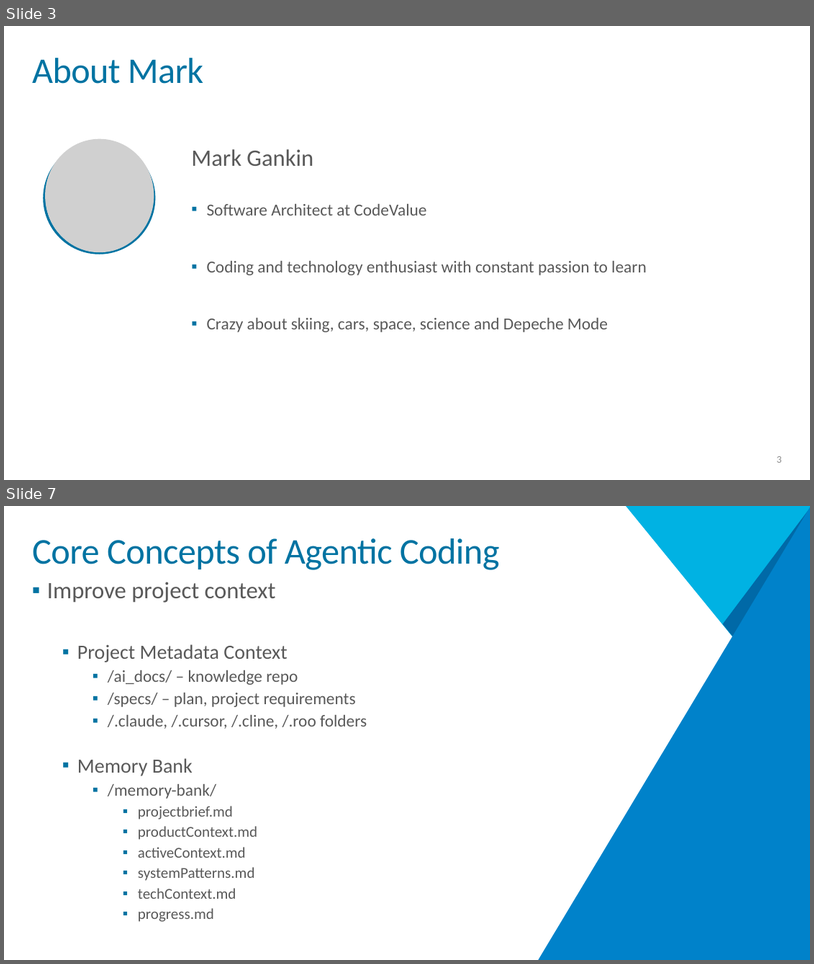
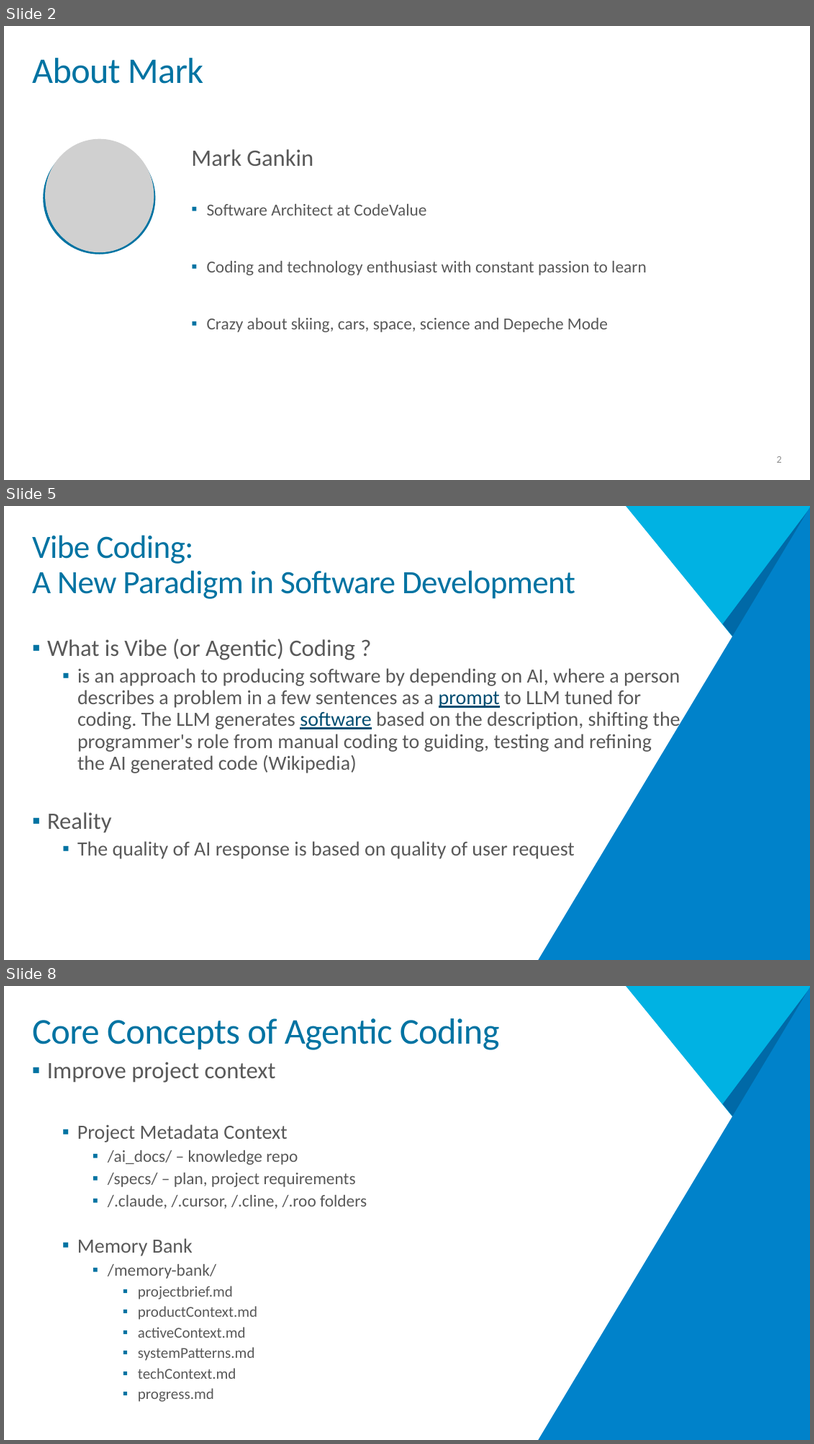
Before and after one commit to MarkG/architecture-next-2025, a slide deck: presentation/Vibe Coding.pptx. Shown one above the other, each under a label of ours: slides 3 and 7 before the commit, slides 2, 5 and 8 after it; the slides between them are not shown. The pictures are 814x964 and 814x1444 pixels, drawn with LibreOffice and Linux fonts; fonts in the diff are those of the drawing; grey boxes stand for pictures; background and template pictures are left out. Boxes give left, top, right and bottom in pixels: in the first picture for what was removed or moved away, otherwise in the second. Text is boxed around its words. In the diff, an @@ line names an element or a change of style, - is before the commit and + after.

```diff
--- a/presentation/Vibe Coding.pptx
+++ b/presentation/Vibe Coding.pptx
@@ slide 5 added at <box>4,506,810,960</box>, background #FFFFFF; not listed: 3 template elements that a slide beside it also shows @@
@@ title added at <box>32,535,576,599</box>, 38.7 pt, text #0073A2 @@
+Vibe Coding:
+A New Paradigm in Software Development
@@ text added at <box>47,638,681,859</box>, 24 pt, text #595959 @@
+▪ What is Vibe (or Agentic) Coding ?
+  ▪ is an approach to producing software by depending on AI, where a person describes a problem in a few sentences as a prompt to LLM tuned for coding. The LLM generates software based on the description, shifting the programmer's role from manual coding to guiding, testing and refining the AI generated code (Wikipedia)
+▪ Reality
+  ▪ The quality of AI response is based on quality of user request
@@ rectangle added at <box>274,847,521,952</box>, fill #FFFFFF @@
@@ what was slide 3 is now slide 2 @@
@@ what was slide 7 is now slide 8 @@
```
Also in this commit, not shown: 5 slides changed, 2 other slides added, 1 slide removed.
